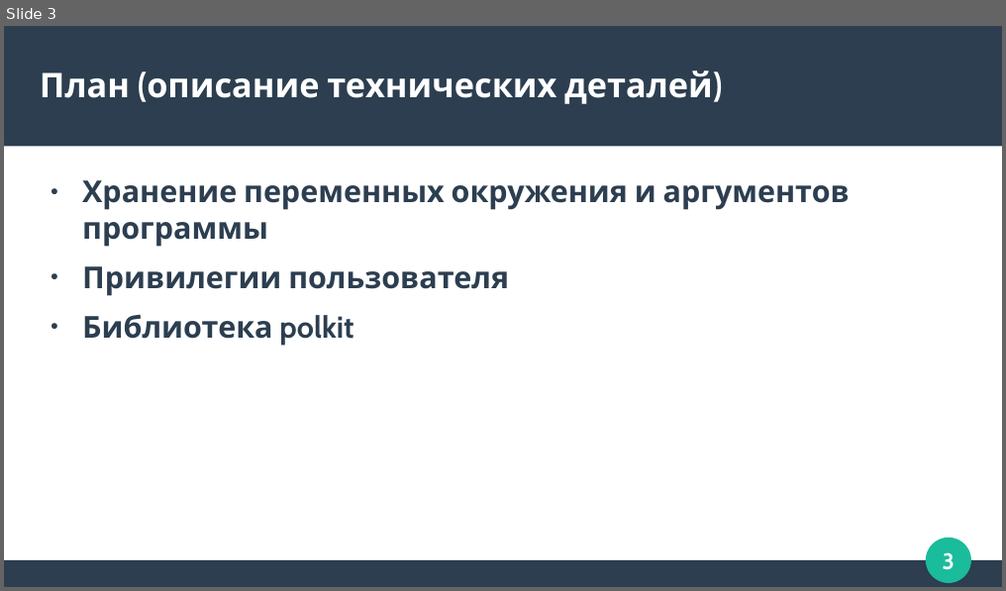
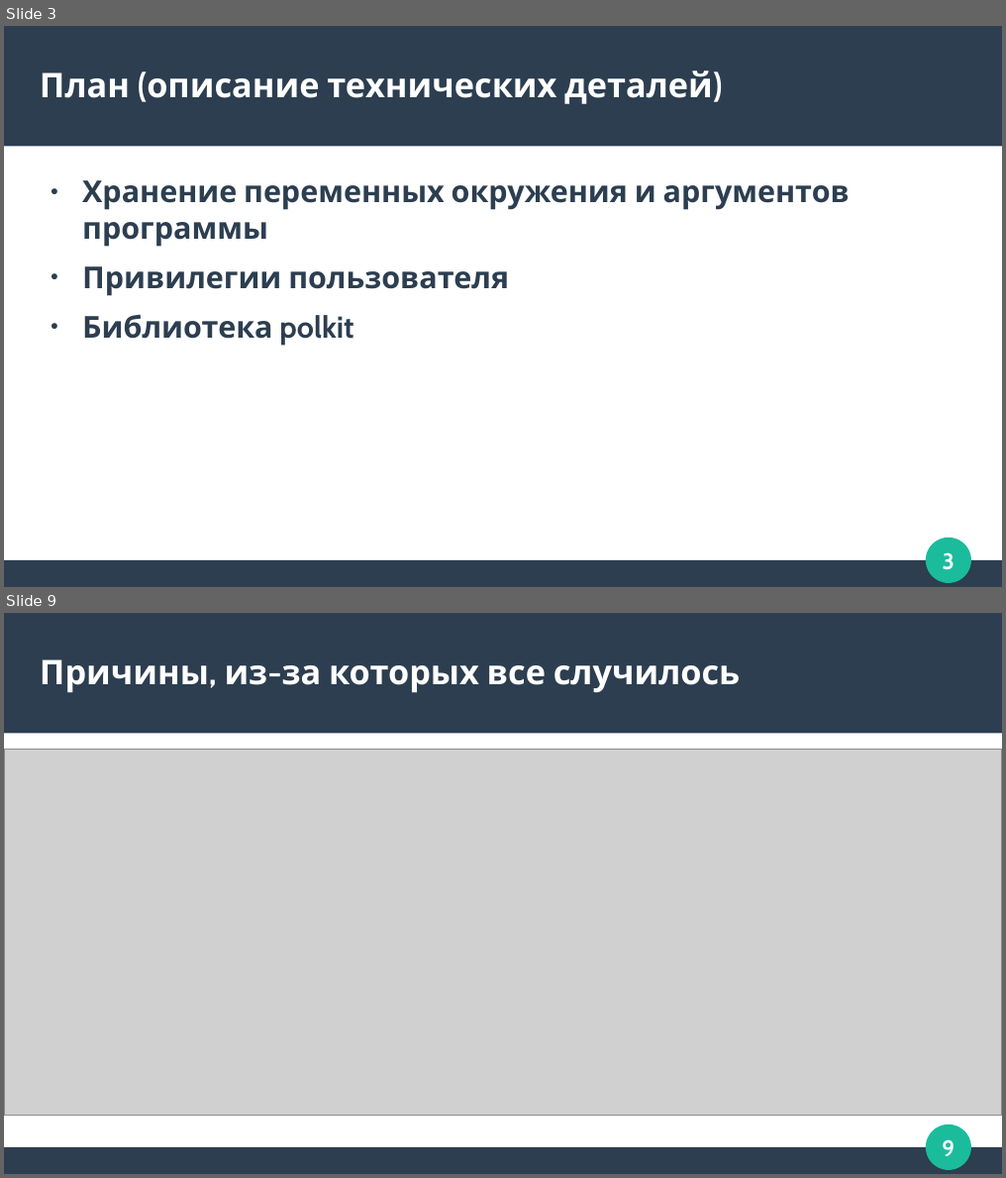
Before and after one commit to zubrailx/university-itmo, a slide deck: Year-3/Computer-architecture/lab-1/presentation.odp. Shown one above the other, each under a label of ours: slide 3 before the commit, slides 3 and 9 after it; the slides between them are not shown. The pictures are 1006x591 and 1006x1178 pixels, drawn with LibreOffice and Linux fonts; fonts in the diff are those of the drawing; grey boxes stand for pictures. Boxes give left, top, right and bottom in pixels: in the first picture for what was removed or moved away, otherwise in the second. Text is boxed around its words. In the diff, an @@ line names an element or a change of style, - is before the commit and + after.

```diff
--- a/Year-3/Computer-architecture/lab-1/presentation.odp
+++ b/Year-3/Computer-architecture/lab-1/presentation.odp
@@ slide 9 added at bbox=[4, 613, 1002, 1174], background #FFFFFF; not listed: 4 template elements that a slide beside it also shows @@
@@ title added at bbox=[40, 660, 741, 693], 27 pt, text #FFFFFF, bold @@
+Причины, из-за которых все случилось
@@ picture added at bbox=[4, 749, 1002, 1117] @@
```
Also in this commit, not shown: 1 slide changed, 25 other slides added, 1 slide removed, 5 other files.
